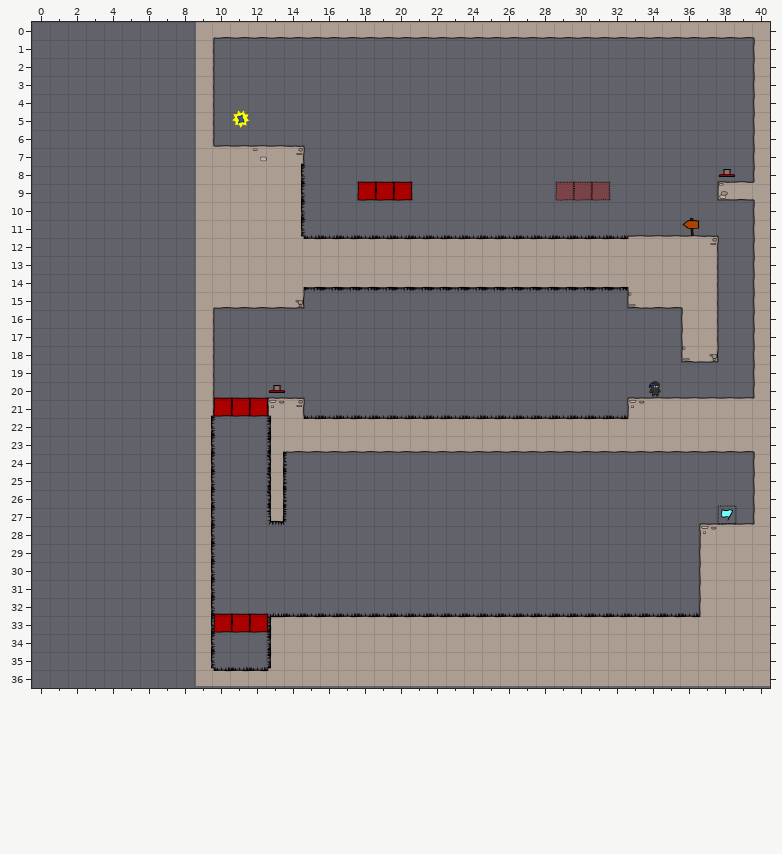
Tiled map -- raw/levelconverter/maps/l13.tmx. The picture above was drawn from the file before the commit.
Cells are 40x40 px. Shown: x 0..40, y 0..36. The old version is drawn lined up with the new one.
New version:
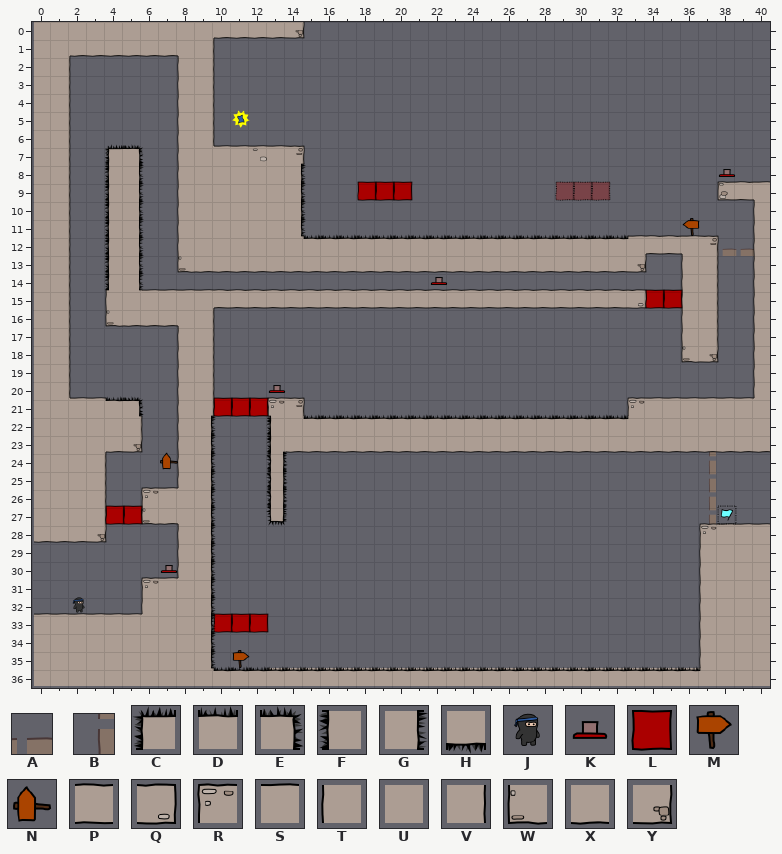
Key: from "background": A 1, B 10; from "foreground": C 40, D 41, E 42, F 48, G 50, H 57; from "objectpalette": J 0, K 16, L 18; from "world1": M 1, N 4, P 25, Q 26, R 32, S 33, T 40, U 41, V 42, W 48, X 49, Y 50.
_ is an empty cell, . an unchanged one.
Difference:
map size 32x37 -> 41x37 cells (old content now starts at 9,0; both pictures use the new coordinates)
--- layer "bg"
@@ x 38..40 @@
-12 ___
+12 AAA
@@ x 37..37 @@
-23 _
-24 _
-25 _
-26 _
-27 _
+23 B
+24 B
+25 B
+26 B
+27 B
--- layer "walls"
@@ x 0..40 @@
- 0 _________.....XXXXXXXXXXXXXXXXXXXXXXXXXXU
- 1 _________...............................T
- 2 __......_...............................T
- 3 __......_...............................T
- 4 __......_...............................T
- 5 __......_...............................T
- 6 __......_...............................T
- 7 __......_...............................T
- 8 __......_...............................T
- 9 __......_...............................U
-10 __......_................................
-11 __......_................................
-12 __......_.........................SS.....
-13 __......_UUUUUUUUUUUUUUUUUUUUUUUUUUUU....
-14 __.......UUUUUU..................UUUU....
-15 __.._____UXXXXY__________________WXXU....
-16 __.._____................................
-17 __......_................................
-18 __......_................................
-19 __......_................................
-20 __......_................................
-21 ____...._................................
-22 ______.._................................
-23 ______.._...............................U
-24 ____...__...............................T
-25 ____...._...............................T
-26 ____..___...............................T
-27 ____..___...............................T
-28 ____...._...............................U
-29 ........_................................
-30 ........_................................
-31 ......___................................
-32 ......___................................
-33 _________............................U...
-34 _________.....UUUUUUUUUUUUUUUUUUUUUUUU...
-35 _________.._..UUUUUUUUUUUUUUUUUUUUUUUU...
-36 _________................................
+ 0 UUUUUUUUU.....Y__________________________
+ 1 UUXXXXXXU..............................._
+ 2 UV......T..............................._
+ 3 UV......T..............................._
+ 4 UV......T..............................._
+ 5 UV......T..............................._
+ 6 UV......T..............................._
+ 7 UV......T..............................._
+ 8 UV......T..............................._
+ 9 UV......T...............................S
+10 UV......T................................
+11 UV......T................................
+12 UV......T.........................PP.....
+13 UV......WXXXXXXXXXXXXXXXXXXXXXXXXY__T....
+14 UV.......______..................___T....
+15 UV..TUSSSSPPPPPPPPPPPPPPPPPPPPPPPQ__T....
+16 UV..WXXXU................................
+17 UV......T................................
+18 UV......T................................
+19 UV......T................................
+20 UV......T................................
+21 UUSS....T................................
+22 UUUUUV..T................................
+23 UUUUXY..T...............................X
+24 UUUV...NT..............................._
+25 UUUV....T..............................._
+26 UUUV..RSU..............................._
+27 UUUV..WXU..............................._
+28 XXXY....T...............................S
+29 ........T................................
+30 ........T................................
+31 ......RSU................................
+32 ......TUU................................
+33 SSSSSSUUU............................T...
+34 UUUUUUUUU....._______________________T...
+35 UUUUUUUUU..M.._______________________T...
+36 UUUUUUUUU................................
--- layer "objects"
@@ x 22..35 @@
-14 _.............
-15 ............__
+14 K.............
+15 ............LL
@@ x 34..34 @@
-20 J
+20 _
@@ x 4..5 @@
-27 __
+27 LL
@@ x 7..7 @@
-30 _
+30 K
@@ x 2..2 @@
-32 _
+32 J
--- layer "fg"
@@ x 4..32 @@
- 7 __...........................
- 8 __...........................
- 9 __...........................
-10 __...........................
-11 __...........................
-12 __...........................
-13 __...........................
-14 __.........HHHHHHHHHHHHHHHHHH
+ 7 CE...........................
+ 8 FG...........................
+ 9 FG...........................
+10 FG...........................
+11 FG...........................
+12 FG...........................
+13 FG...........................
+14 FG.........__________________
@@ x 4..5 @@
-21 __
+21 DE
@@ x 13..36 @@
-33 CDDDDDDDDDDDDDDDDDDDDDDD
-34 F.......................
-35 F.......................
-36 ________________________
+33 ________________________
+34 _.......................
+35 _.......................
+36 DDDDDDDDDDDDDDDDDDDDDDDD
Boxes around the changes in both pictures, in picture pixels (x1, y1, x2, y2):
changed: (34, 22, 770, 686)
